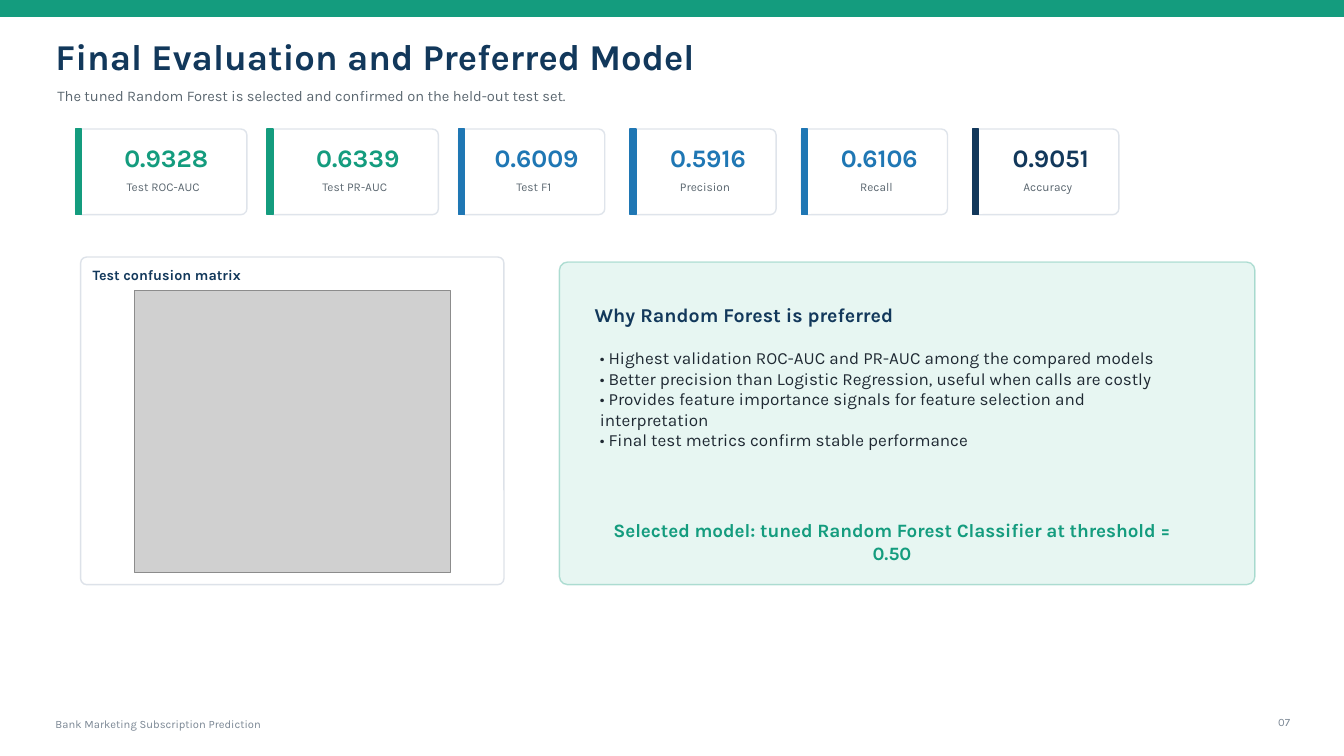
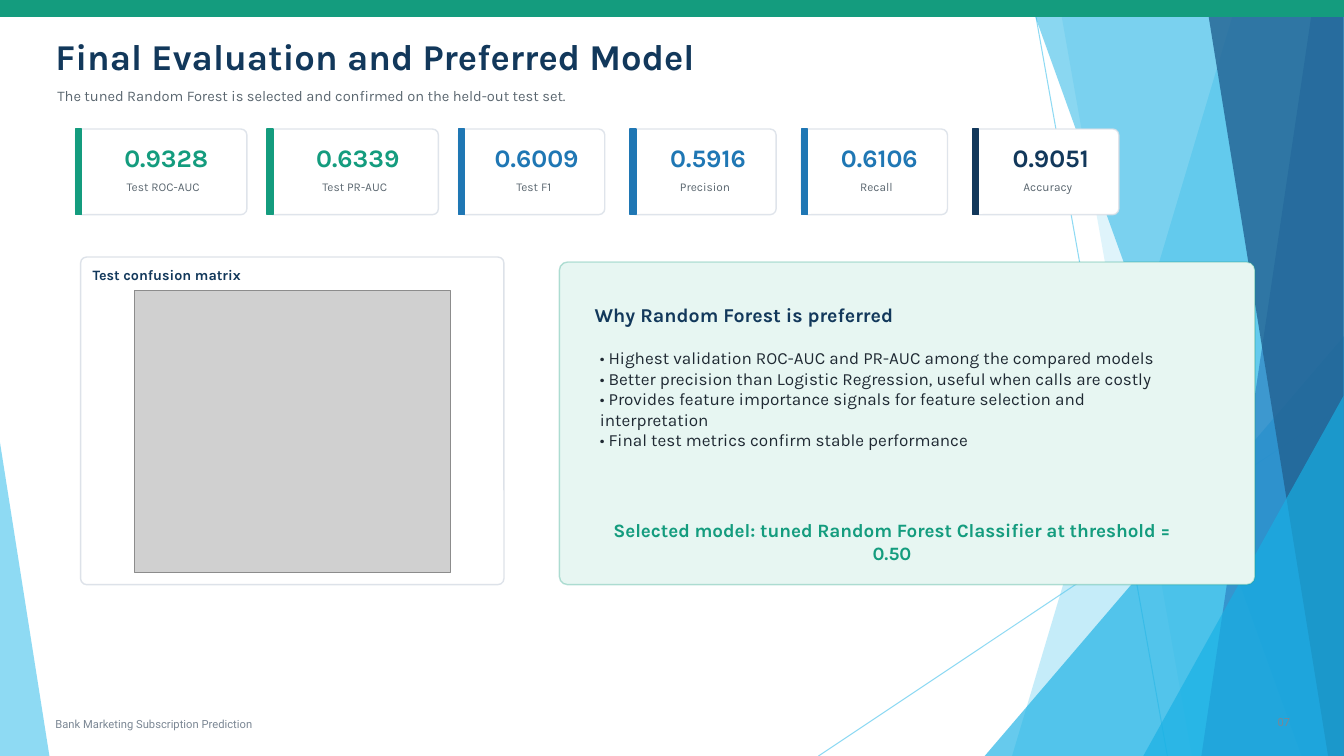
Before and after one commit to MarianoAkaMery/fintech-bank-marketing-ml, a slide deck: slide 7 of Bank_Marketing_Subscription_Prediction.pptx. Drawn at 1344x756 pixels with LibreOffice and Linux fonts; fonts in the diff are those of the drawing; grey boxes stand for pictures. Boxes give left, top, right and bottom in pixels: in the first picture for what was removed or moved away, otherwise in the second. Text is boxed around its words. In the diff, an @@ line names an element or a change of style, - is before the commit and + after.

```diff
--- a/Bank_Marketing_Subscription_Prediction.pptx
+++ b/Bank_Marketing_Subscription_Prediction.pptx
@@ group added at [0,0,1344,756]: 5 freeform shapes, 3 triangles, 2 lines @@
@@ text "Bank Marketing Subscription Prediction" at [55,720,253,730]: font Karla to Roboto @@
@@ text removed at [1278,719,1290,726] @@
-07
```
Also in this commit, not shown: 9 other slides changed.
